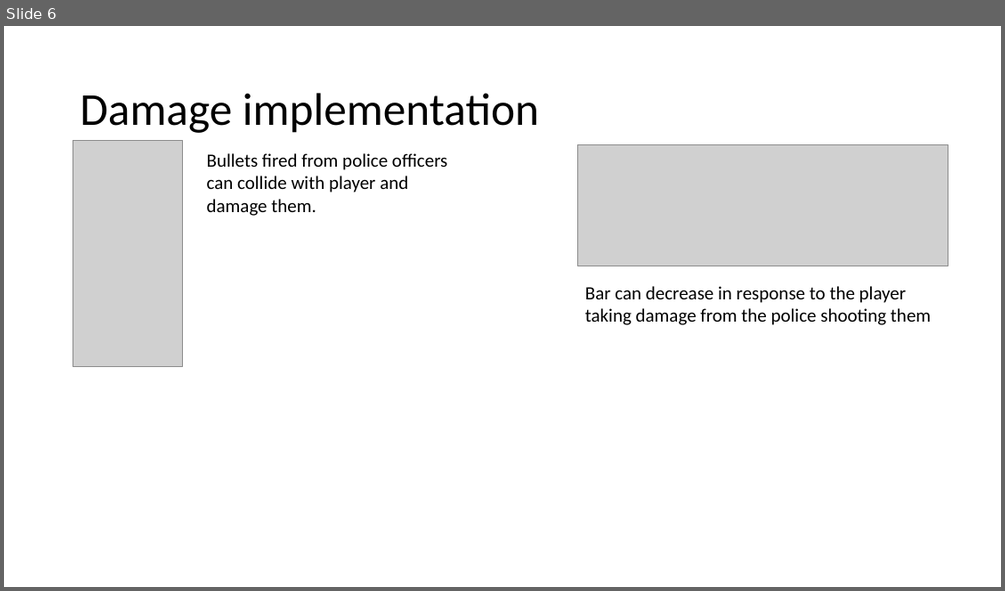
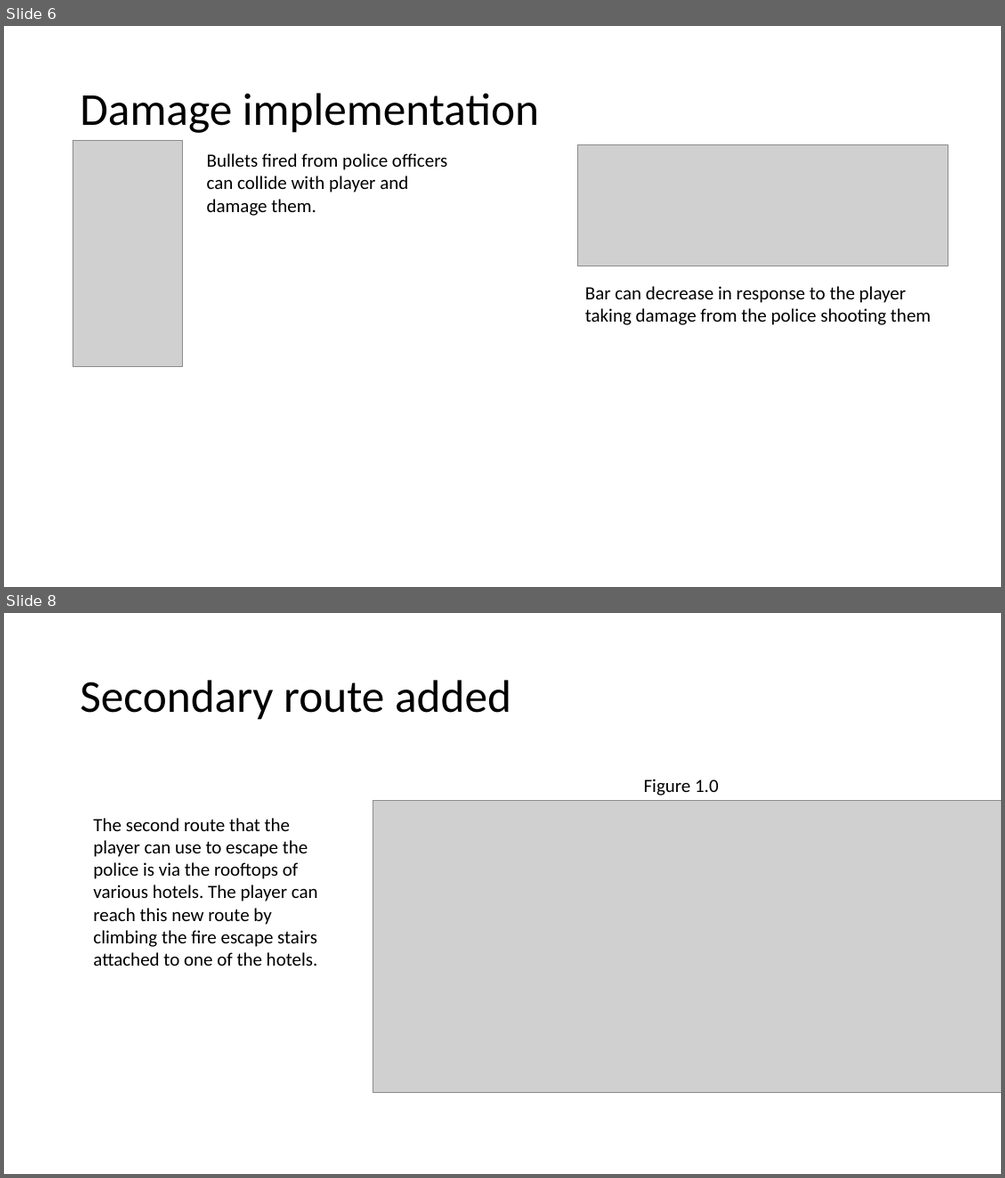
Before and after one commit to MatthiusM/GameConsole, a slide deck: GameProgress.pptx. Shown one above the other, each under a label of ours: slide 6 before the commit, slides 6 and 8 after it; the slides between them are not shown. The pictures are 1005x591 and 1005x1178 pixels, drawn with LibreOffice and Linux fonts; fonts in the diff are those of the drawing; grey boxes stand for pictures. Boxes give left, top, right and bottom in pixels: in the first picture for what was removed or moved away, otherwise in the second. Text is boxed around its words. In the diff, an @@ line names an element or a change of style, - is before the commit and + after.

```diff
--- a/GameProgress.pptx
+++ b/GameProgress.pptx
@@ slide 8 added at (4, 613, 1001, 1174), background #FFFFFF @@
@@ title added at (80, 680, 511, 720), 44 pt, text #000000 @@
+Secondary route added
@@ text added at (644, 779, 719, 795), 18 pt, text #000000 @@
+Figure 1.0
@@ text added at (93, 818, 318, 965), 18 pt, text #000000 @@
+The second route that the player can use to escape the police is via the rooftops of various hotels. The player can reach this new route by climbing the fire escape stairs attached to one of the hotels.
@@ picture added at (373, 800, 1001, 1093) @@
```
Also in this commit, not shown: 2 other slides added.
